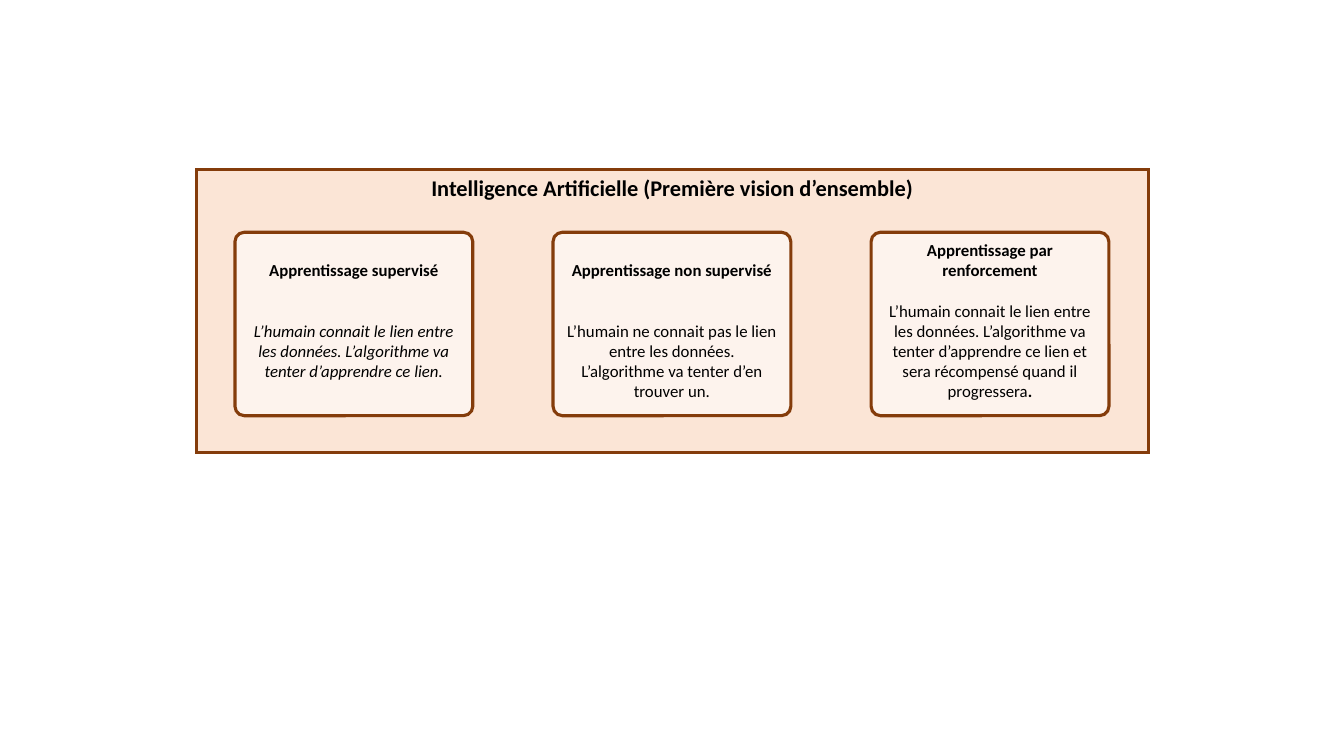
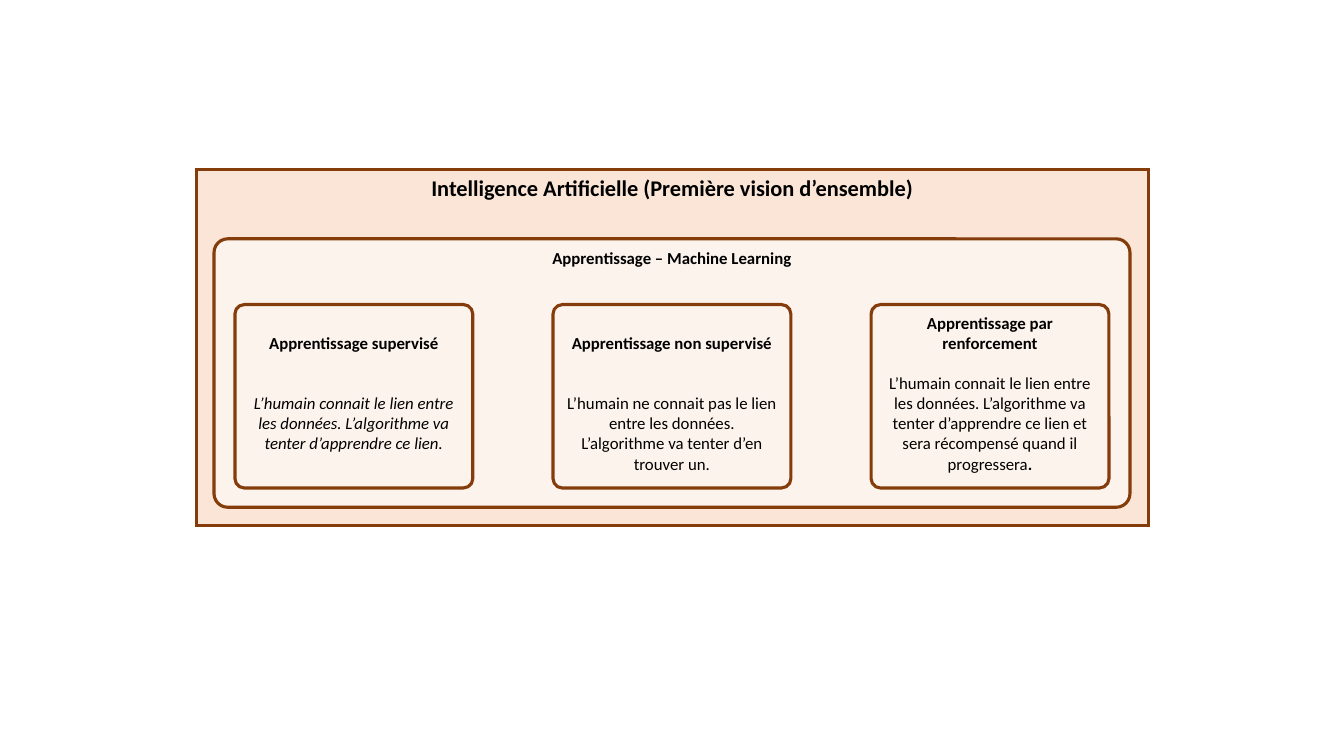
Before and after one commit to xpessoles/Informatique_Dev, a slide deck: slide 11 of Cy_00_IA/Chapitre_01_Introduction_IA/images/Figures.pptx. Drawn at 1344x756 pixels with LibreOffice and Linux fonts; fonts in the diff are those of the drawing. Boxes give left, top, right and bottom in pixels: in the first picture for what was removed or moved away, otherwise in the second. Text is boxed around its words. In the diff, an @@ line names an element or a change of style, - is before the commit and + after.

```diff
--- a/Cy_00_IA/Chapitre_01_Introduction_IA/images/Figures.pptx
+++ b/Cy_00_IA/Chapitre_01_Introduction_IA/images/Figures.pptx
@@ rectangle "Intelligence Artificielle (Première vision d’ensemble)": place and size @@
-rectangle "Intelligence Artificielle (Première vision d’ensemble)" at box(197, 169, 1148, 453)
+rectangle "Intelligence Artificielle (Première vision d’ensemble)" at box(197, 169, 1148, 525)
@@ rounded rectangle added at box(214, 239, 1130, 507), fill #FDF3ED, outline #843C0B 2.25 pt, 12 pt, text #000000, bold @@
+Apprentissage – Machine Learning
@@ 3 rounded rectangles: place and size @@
-3 rounded rectangles at box(235, 232, 1109, 415)
+3 rounded rectangles at box(235, 304, 1109, 488)
```
Also in this commit, not shown: 19 other files.
